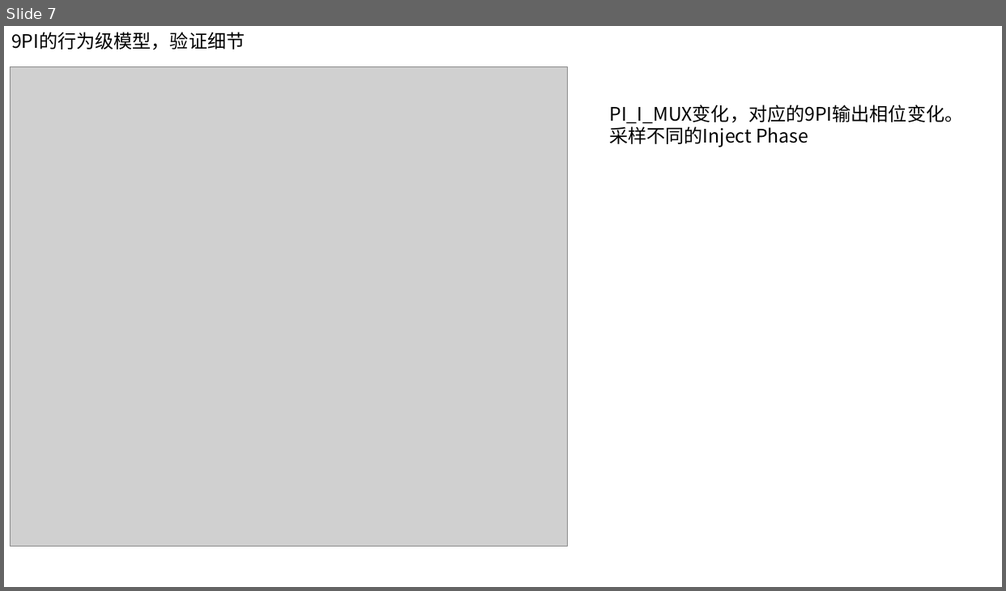
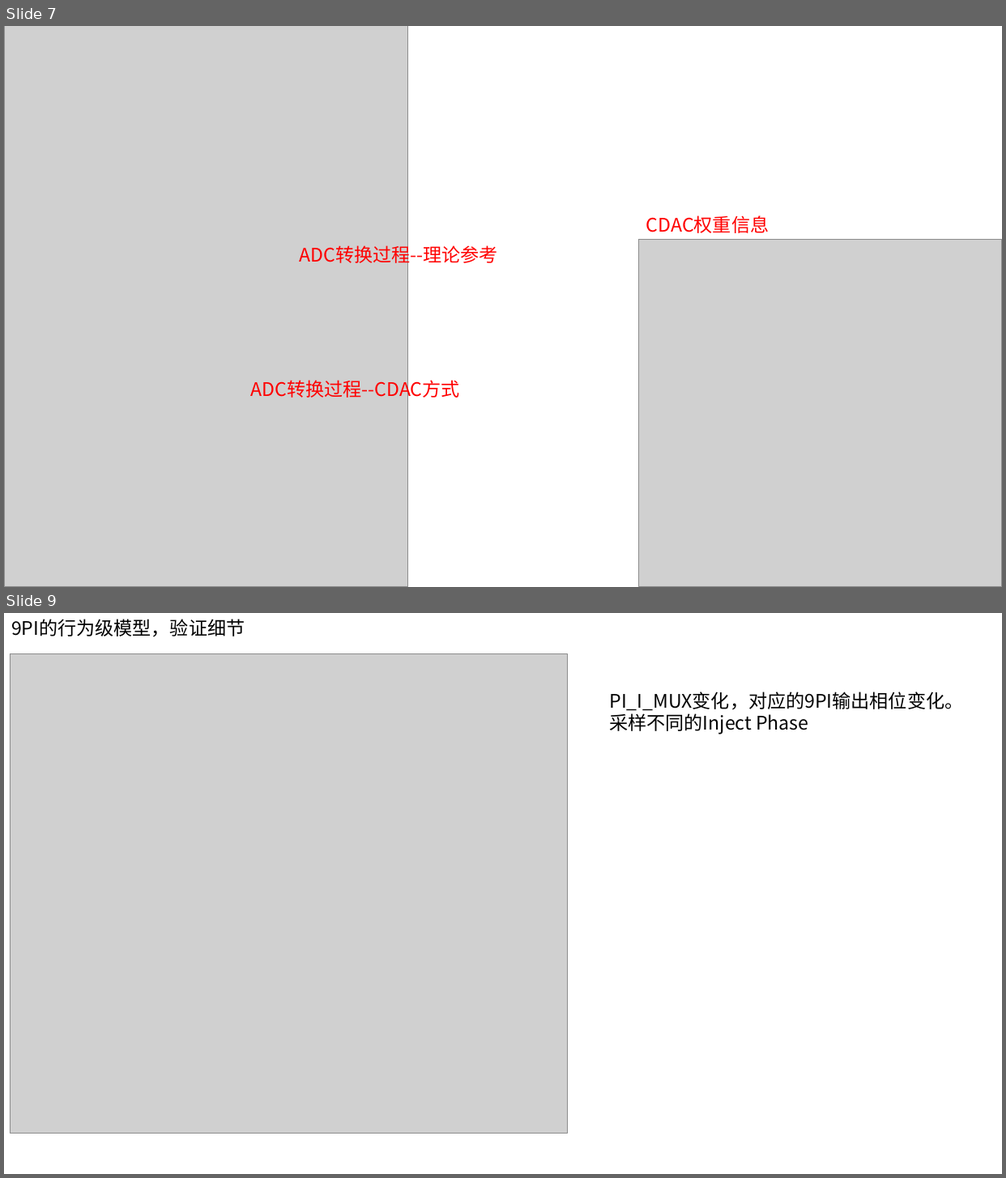
Before and after one commit to katsu119/glc_knowledge_base, a slide deck: journal/group_meeting/葛良晨 260806.pptx. Shown one above the other, each under a label of ours: slide 7 before the commit, slides 7 and 9 after it; the slides between them are not shown. The pictures are 1006x591 and 1006x1178 pixels, drawn with LibreOffice and Linux fonts; fonts in the diff are those of the drawing; grey boxes stand for pictures. Boxes give left, top, right and bottom in pixels: in the first picture for what was removed or moved away, otherwise in the second. Text is boxed around its words. In the diff, an @@ line names an element or a change of style, - is before the commit and + after.

```diff
--- a/journal/group_meeting/葛良晨 260806.pptx
+++ b/journal/group_meeting/葛良晨 260806.pptx
@@ slide 7 added at <box>4,26,1002,587</box>, background #FFFFFF @@
@@ picture added at <box>4,26,407,587</box> @@
@@ text added at <box>646,216,769,233</box>, 18 pt, text #FF0000 @@
+CDAC权重信息
@@ text added at <box>300,243,499,267</box>, 18 pt, text #FF0000 @@
+ADC转换过程--理论参考
@@ picture added at <box>639,239,1002,587</box> @@
@@ text added at <box>251,378,460,401</box>, 18 pt, text #FF0000 @@
+ADC转换过程--CDAC方式
@@ what was slide 7 is now slide 9 @@
```
Also in this commit, not shown: 1 slide changed, 1 other slide added, 1 other file.
